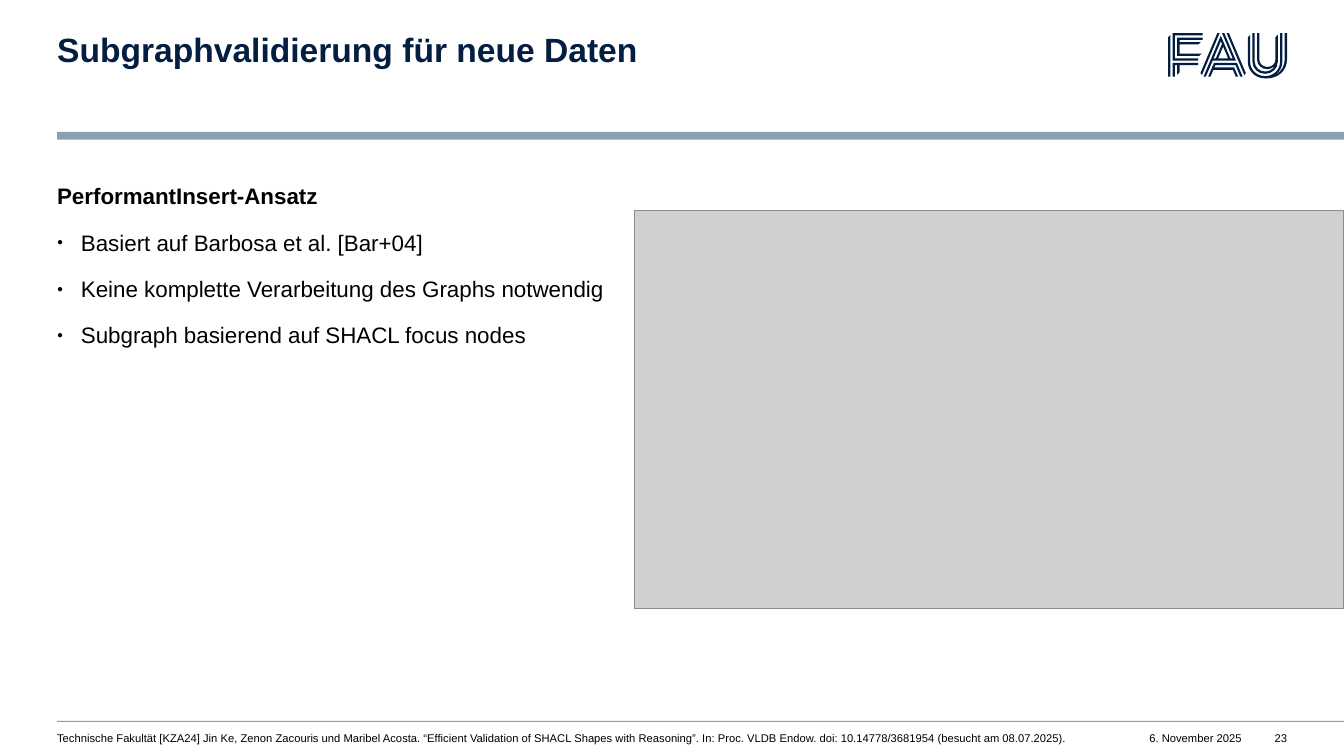
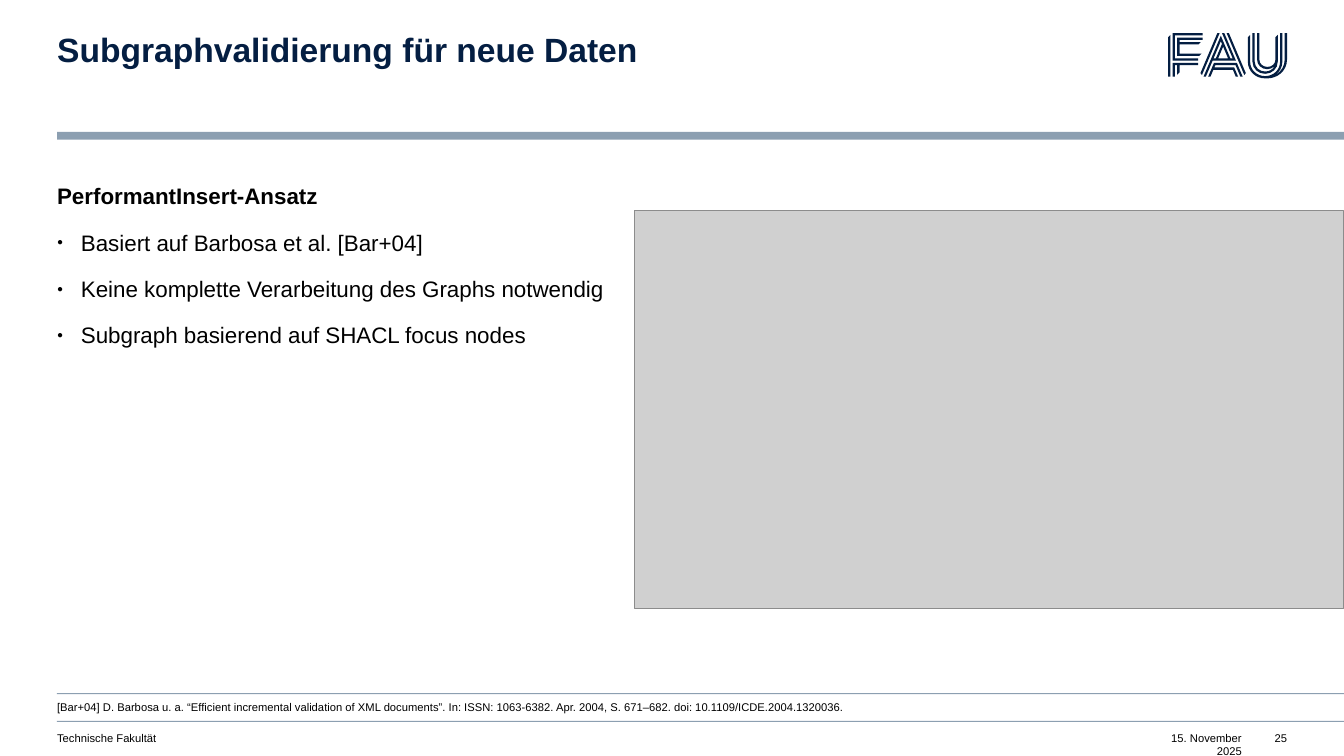
Before and after one commit to psittacus/MasterPresentation, a slide deck: slide 25 of Presentation.odp (slide 23 before the commit). Drawn at 1344x756 pixels with LibreOffice and Linux fonts; fonts in the diff are those of the drawing; grey boxes stand for pictures. Boxes give left, top, right and bottom in pixels: in the first picture for what was removed or moved away, otherwise in the second. Text is boxed around its words. In the diff, an @@ line names an element or a change of style, - is before the commit and + after.

```diff
--- a/Presentation.odp
+++ b/Presentation.odp
@@ text added at [57,703,843,714], 8 pt, text #000000 @@
+[Bar+04] D. Barbosa u. a. “Efficient incremental validation of XML documents”. In: ISSN: 1063-6382. Apr. 2004, S. 671–682. doi: 10.1109/ICDE.2004.1320036.
@@ rectangle added at [57,694,1344,695], fill #8C9FB1 @@
@@ text at [57,734,156,742]: text changed @@
-Technische Fakultät [KZA24] Jin Ke, Zenon Zacouris und Maribel Acosta. “Efficient Validation of SHACL Shapes with Reasoning”. In: Proc. VLDB Endow. doi: 10.14778/3681954 (besucht am 08.07.2025).
+Technische Fakultät
@@ text at [1171,734,1242,755]: text changed @@
-6. November 2025
+15. November 2025
@@ page number at [1275,734,1287,742]: text changed @@
-23
+25
```
Also in this commit, not shown: 26 other slides changed, 5 slides added, 1 other file.
